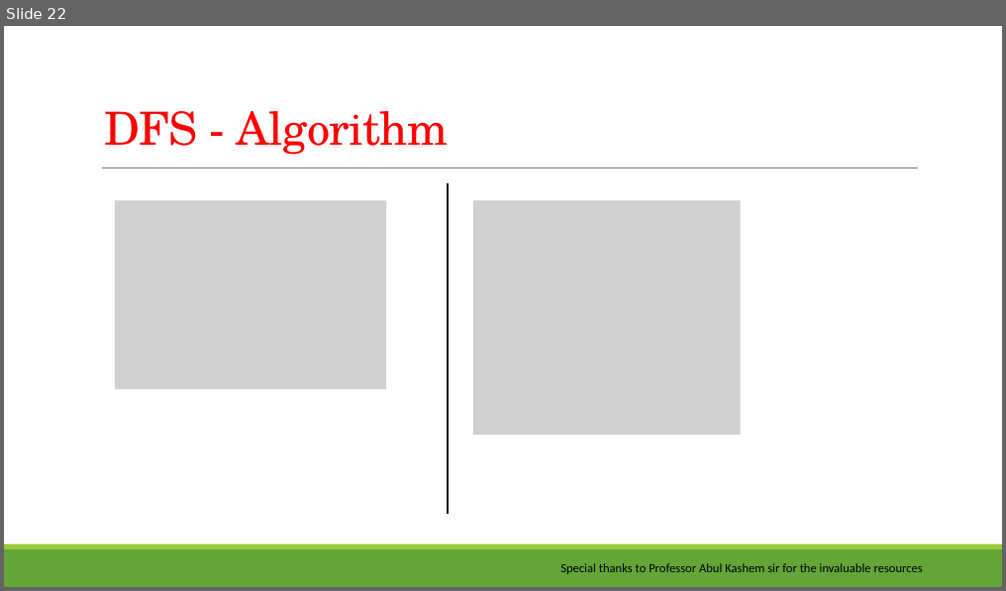
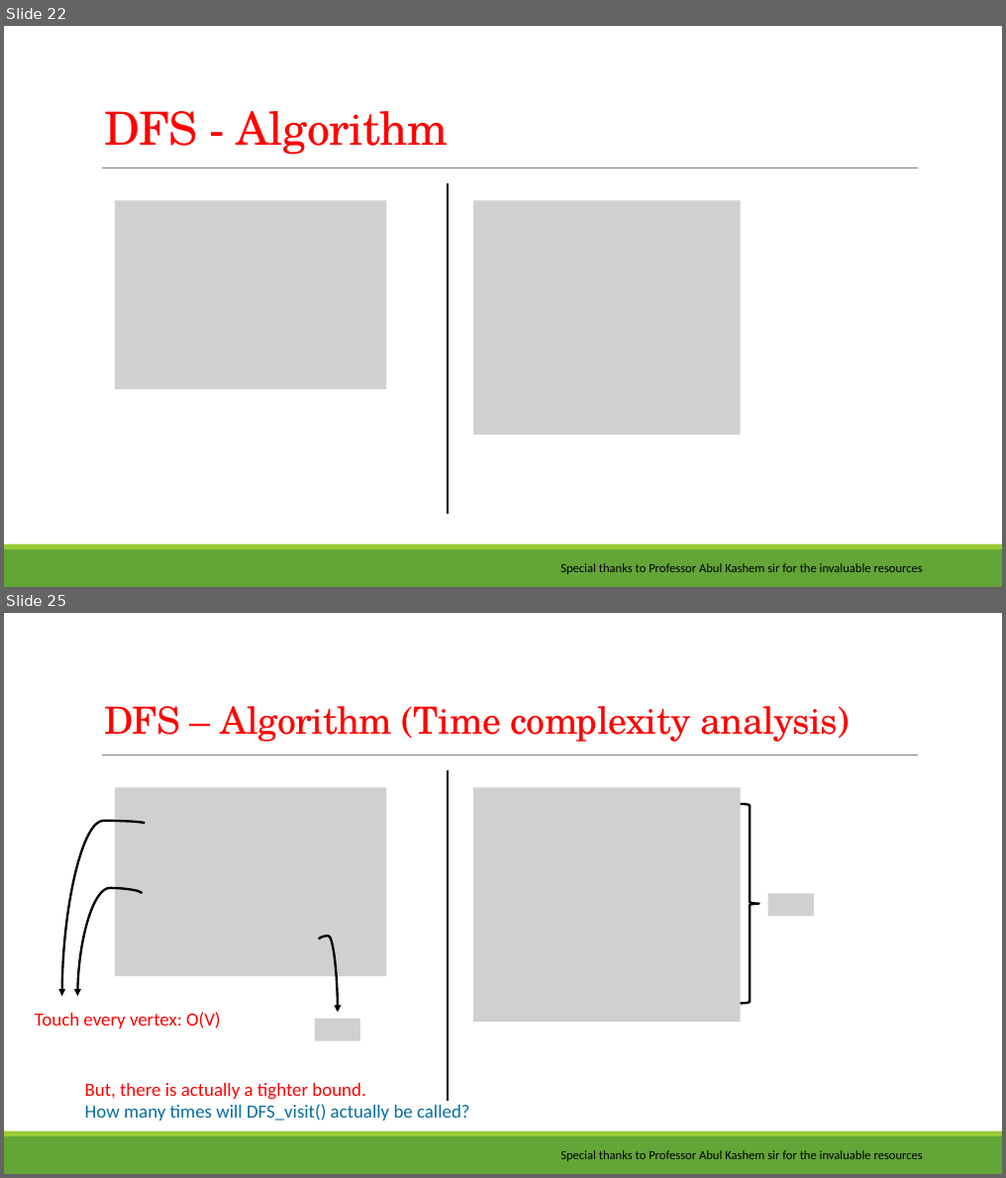
Before and after one commit to saifurrahman1701/Data-Structure-and-Algorithm-Course-Content-Theory-Sessional-, a slide deck: CSE 203/Course Content/02. Graph Searching and Topological Sorting.pptx. Shown one above the other, each under a label of ours: slide 22 before the commit, slides 22 and 25 after it; the slides between them are not shown. The pictures are 1006x591 and 1006x1178 pixels, drawn with LibreOffice and Linux fonts; fonts in the diff are those of the drawing; grey boxes stand for pictures; background and template pictures are left out. Boxes give left, top, right and bottom in pixels: in the first picture for what was removed or moved away, otherwise in the second. Text is boxed around its words. In the diff, an @@ line names an element or a change of style, - is before the commit and + after.

```diff
--- a/CSE 203/Course Content/02. Graph Searching and Topological Sorting.pptx
+++ b/CSE 203/Course Content/02. Graph Searching and Topological Sorting.pptx
@@ slide 25 added at box(4, 613, 1002, 1174), background #FFFFFF; not listed: 3 template elements that a slide beside it also shows @@
@@ title added at box(104, 706, 849, 742), 36 pt, text #FF0000 @@
+DFS – Algorithm (Time complexity analysis)
@@ picture added at box(115, 787, 386, 976) @@
@@ line added from (448, 770) to (448, 1101), #000000 1.25 pt @@
@@ picture added at box(473, 787, 741, 1022) @@
@@ right brace added at box(741, 804, 759, 1004), outline #000000 2.25 pt @@
@@ curved arrow added from (145, 823) to (62, 996), #000000 2.25 pt @@
@@ curved arrow added from (142, 894) to (77, 996), #000000 2.25 pt @@
@@ picture added at box(768, 894, 814, 916) @@
@@ curved arrow added from (319, 940) to (338, 1012), #000000 2.25 pt @@
@@ text added at box(35, 1012, 221, 1029), 18 pt, text #FF0000 @@
+Touch every vertex: O(V)
@@ picture added at box(315, 1019, 360, 1042) @@
@@ text added at box(85, 1083, 470, 1121), 18 pt, text #056EA0 @@
+But, there is actually a tighter bound.
+How many times will DFS_visit() actually be called?
@@ text added at box(560, 1151, 923, 1161), 12 pt, text #000000 @@
+Special thanks to Professor Abul Kashem sir for the invaluable resources
```
Also in this commit, not shown: 27 other slides added.
